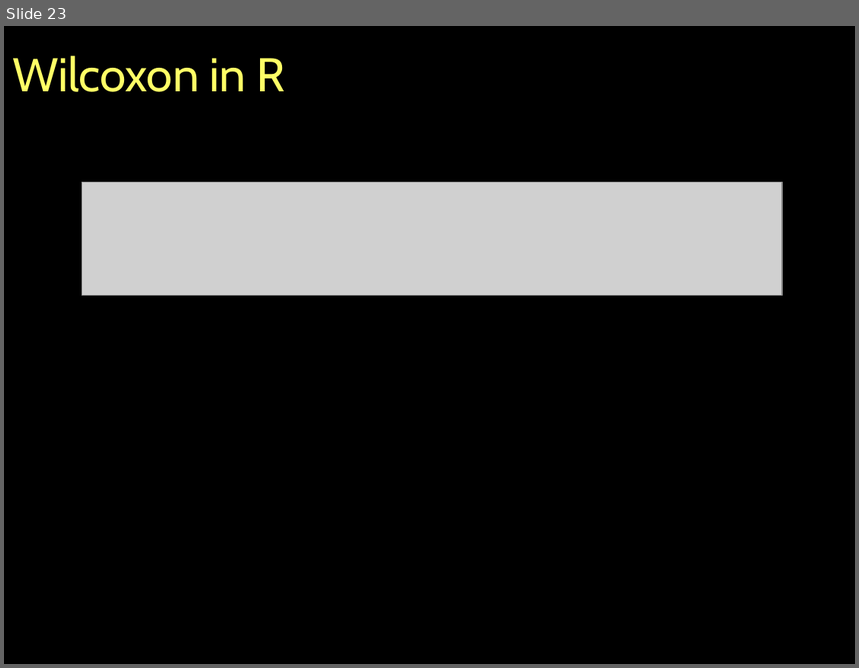
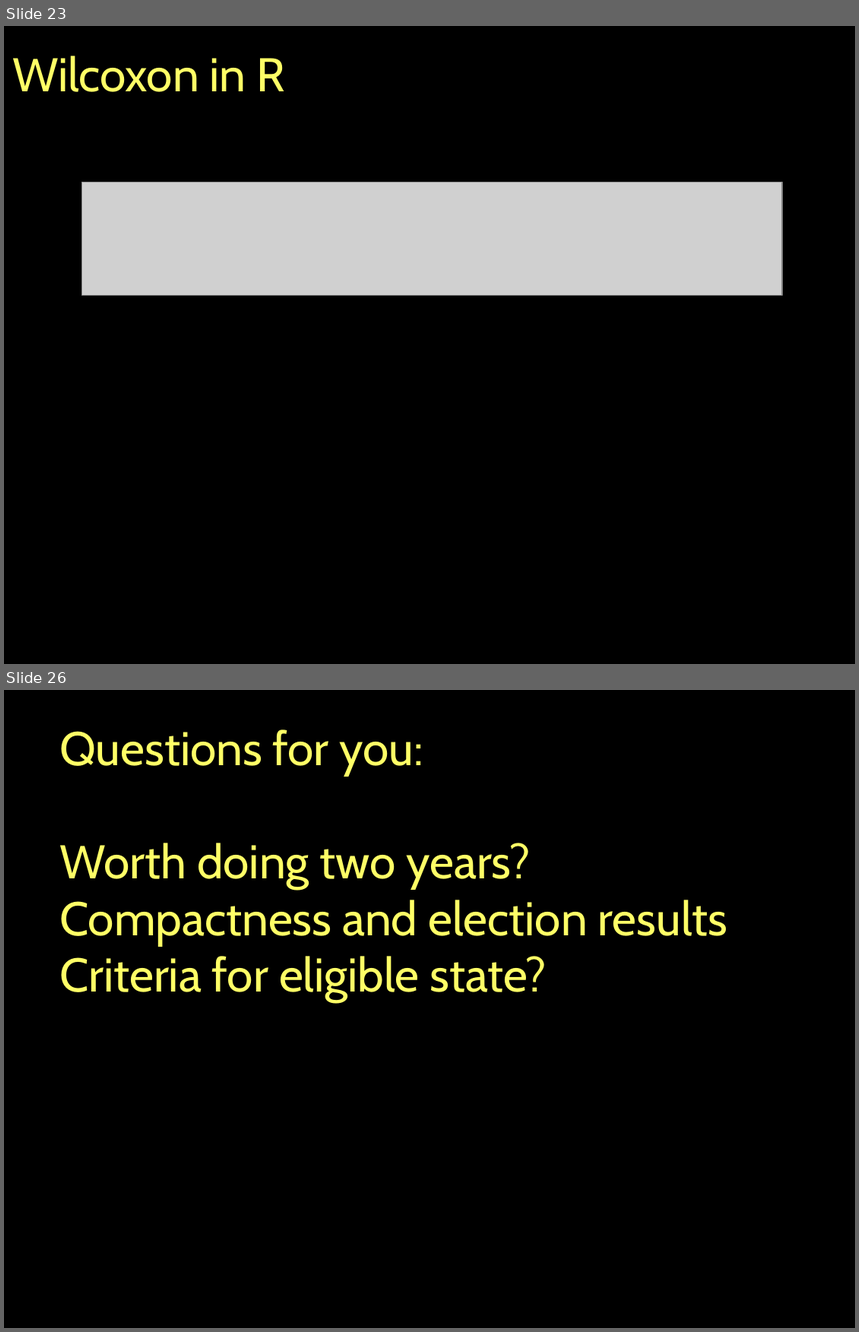
Before and after one commit to jshannon75/geog4300, a slide deck: Slides/Geog4300 Fa17 Lecture 11-2 Wilcoxon Normality.pptx. Shown one above the other, each under a label of ours: slide 23 before the commit, slides 23 and 26 after it; the slides between them are not shown. The pictures are 859x668 and 859x1332 pixels, drawn with LibreOffice and Linux fonts; fonts in the diff are those of the drawing; grey boxes stand for pictures. Boxes give left, top, right and bottom in pixels: in the first picture for what was removed or moved away, otherwise in the second. Text is boxed around its words. In the diff, an @@ line names an element or a change of style, - is before the commit and + after.

```diff
--- a/Slides/Geog4300 Fa17 Lecture 11-2 Wilcoxon Normality.pptx
+++ b/Slides/Geog4300 Fa17 Lecture 11-2 Wilcoxon Normality.pptx
@@ slide 26 added at (4,690,855,1328), background #000000 @@
@@ text added at (60,730,728,1003), 40 pt, text #FFFF66 @@
+Questions for you:
+Worth doing two years?
+Compactness and election results
+Criteria for eligible state?
```
Also in this commit, not shown: 2 other slides added, 10 other files.
